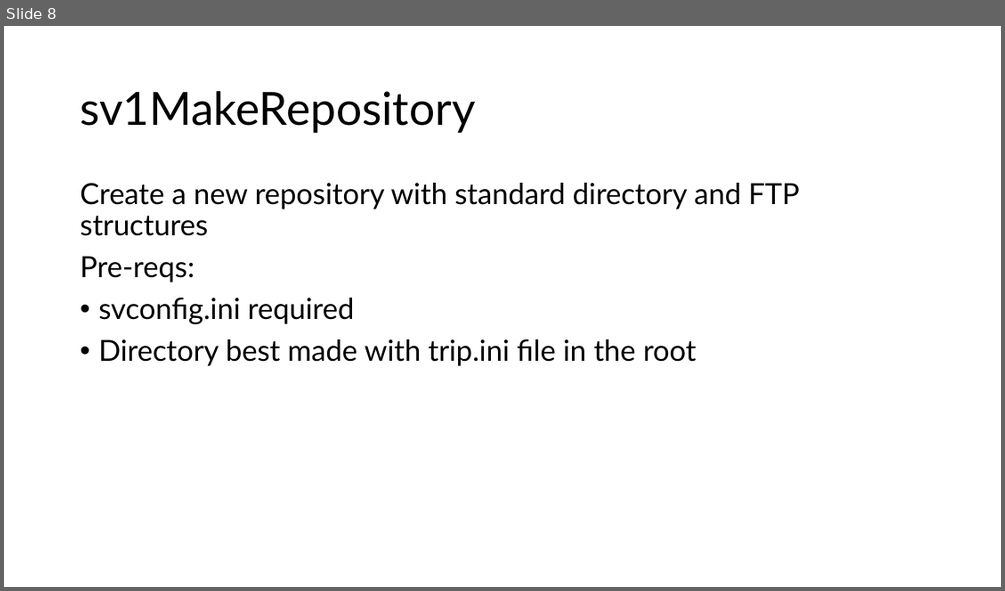
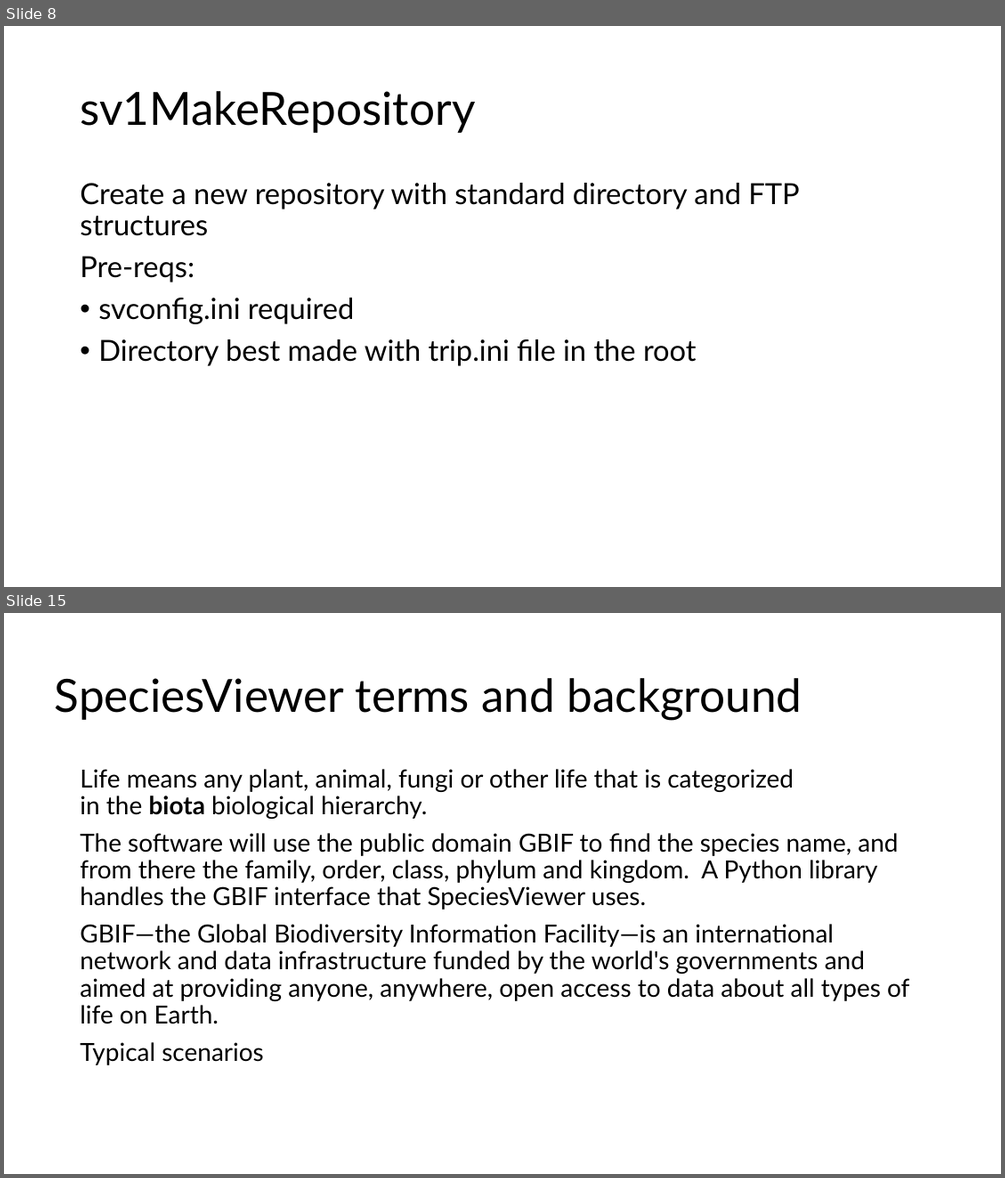
Before and after one commit to gilbert-houtekamer/SpeciesViewer, a slide deck: docs/SpeciesViewer architecture pictures.pptx. Shown one above the other, each under a label of ours: slide 8 before the commit, slides 8 and 15 after it; the slides between them are not shown. The pictures are 1005x591 and 1005x1178 pixels, drawn with LibreOffice and Linux fonts; fonts in the diff are those of the drawing. Boxes give left, top, right and bottom in pixels: in the first picture for what was removed or moved away, otherwise in the second. Text is boxed around its words. In the diff, an @@ line names an element or a change of style, - is before the commit and + after.

```diff
--- a/docs/SpeciesViewer architecture pictures.pptx
+++ b/docs/SpeciesViewer architecture pictures.pptx
@@ slide 15 added at (4, 613, 1001, 1174), background #FFFFFF @@
@@ title added at (55, 678, 801, 720), 44 pt, text #000000 @@
+SpeciesViewer terms and background
@@ text added at (80, 769, 909, 1065), 24 pt, text #000000 @@
+Life means any plant, animal, fungi or other life that is categorized
+in the biota biological hierarchy.
+The software will use the public domain GBIF to find the species name, and from there the family, order, class, phylum and kingdom. A Python library handles the GBIF interface that SpeciesViewer uses.
+GBIF—the Global Biodiversity Information Facility—is an international network and data infrastructure funded by the world's governments and aimed at providing anyone, anywhere, open access to data about all types of life on Earth.
+Typical scenarios
```
Also in this commit, not shown: 1 slide changed, 11 other slides added, 35 other files.
